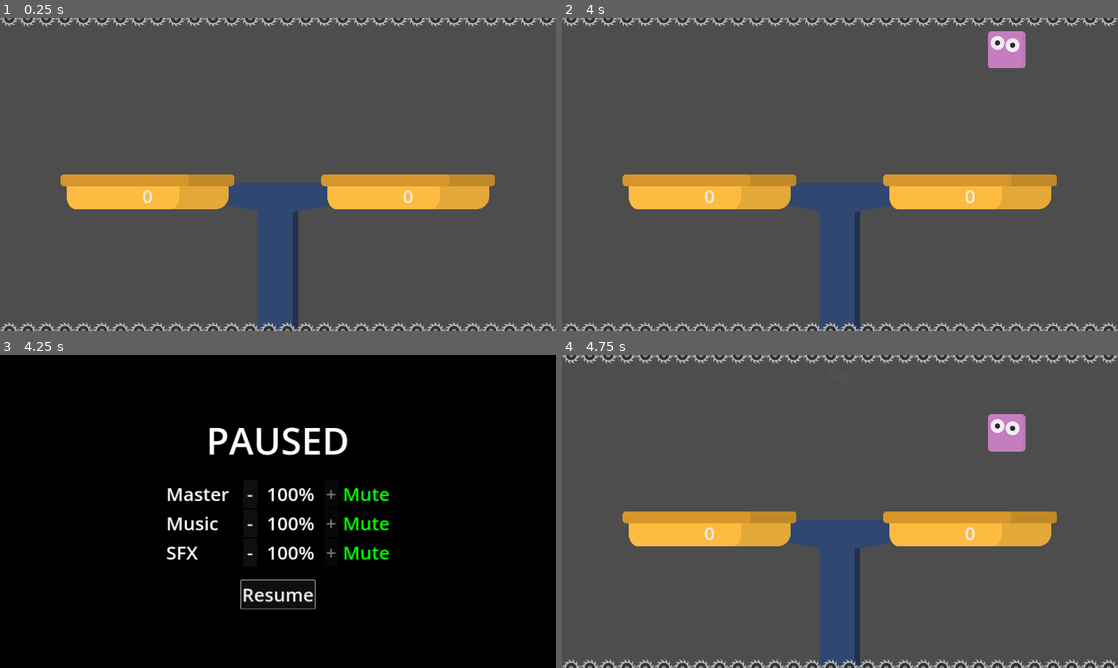
Above: before the commit, frames 1-4 (two rows, left to right).
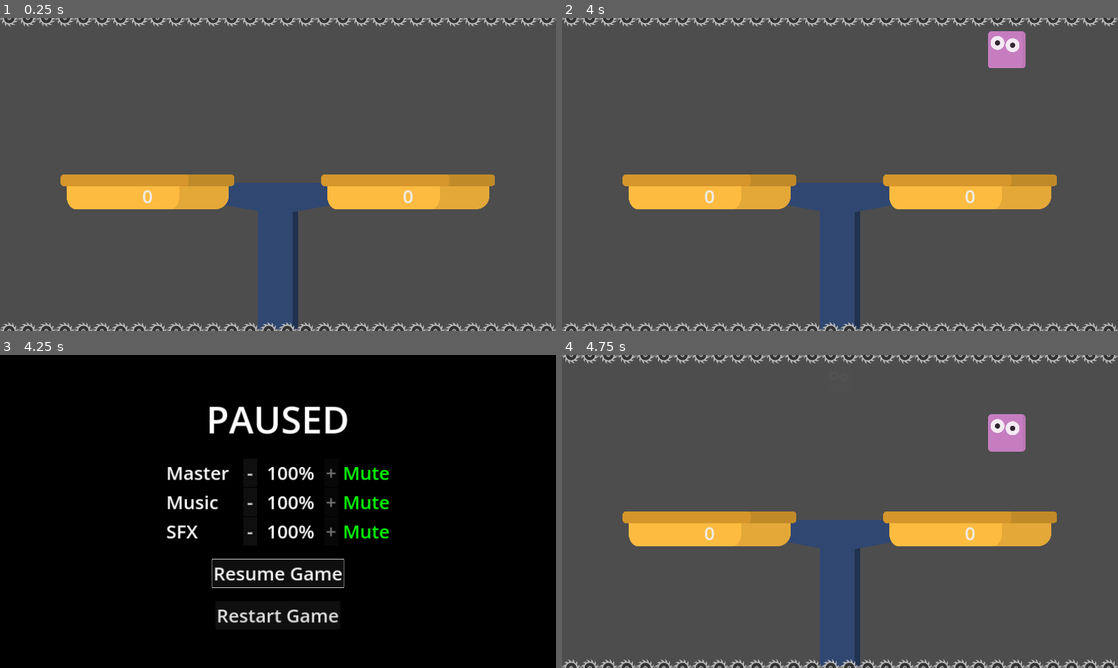
Above: after the commit, the same moments.

Repository: njamster/gmtk_jam_2024
Game: Godot game, scene res://screens/game.tscn
The game is run twice, just before and just after one commit, with the same random seed, the same clock (stepped at 60 frames per second) and the same inputs.
Inputs (mouse positions are in pixels of both pictures, inside the frame that each line leads up to):
- Up to frame 1 (0.25 s): no input
- Up to frame 2 (4 s): tap Enter at 0.5, 2, 3.5 s; move the mouse to (840, 49) at 0.52 s; tap Space at 1.25, 2.75 s; move the mouse to (728, 190) at 1.27 s; move the mouse to (895, 105) at 2.02 s; move the mouse to (812, 237) at 2.77 s; move the mouse to (1006, 221) at 3.52 s
- Up to frame 3 (4.25 s): tap Escape (pause_game) at 4.15 s
- Up to frame 4 (4.75 s): click "Resume" (after the commit: "Resume Game") at 4.25 s

Frames 1-2 are identical in both runs. In frame 3, 6.8% of the frame differs, in the area x 30-70%, y 16-86%; in frame 4, nothing differs.

Commit message:
Add a restart button to the pause screen

Diff:
--- a/autoloads/pause_screen/pause_screen.gd
+++ b/autoloads/pause_screen/pause_screen.gd
@@ -54,3 +54,8 @@
 
 func _on_resume_pressed() -> void:
 	self.close()
+
+
+func _on_restart_pressed() -> void:
+	get_tree().reload_current_scene()
+	self.close()
--- a/autoloads/pause_screen/pause_screen.tscn
+++ b/autoloads/pause_screen/pause_screen.tscn
@@ -59,7 +59,17 @@
 size_flags_horizontal = 4
 mouse_default_cursor_shape = 2
 theme_override_font_sizes/font_size = 64
-text = "Resume"
+text = "Resume Game"
+script = ExtResource("3_agaog")
+
+[node name="Restart" type="Button" parent="Buttons"]
+unique_name_in_owner = true
+layout_mode = 2
+size_flags_horizontal = 4
+mouse_default_cursor_shape = 2
+theme_override_font_sizes/font_size = 64
+text = "Restart Game"
 script = ExtResource("3_agaog")
 
 [connection signal="pressed" from="Buttons/Resume" to="." method="_on_resume_pressed"]
+[connection signal="pressed" from="Buttons/Restart" to="." method="_on_restart_pressed"]
